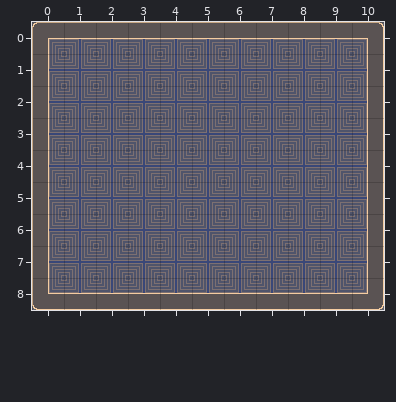
One commit to this Tiled map: assets/maps/room_1.tmx. The first picture shows the starting point.
Cells are 32x32 px. Shown: x 0..10, y 0..8.
New version:
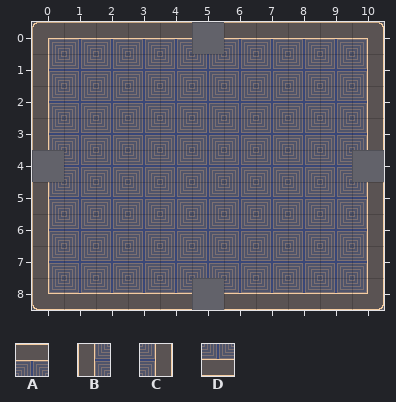
Key: from "tileset": A 4, B 12, C 14, D 22.
_ is an empty cell.
Change:
{"where": "layer \"Ground\""}
{"y":0,"x":5,"old":"A","new":"_"}
{"y":4,"x":0,"old":"B","new":"_"}
{"y":4,"x":10,"old":"C","new":"_"}
{"y":8,"x":5,"old":"D","new":"_"}
{"label":"removed","picture_box":[192,22,224,54]}
{"label":"removed","picture_box":[32,150,64,182]}
{"label":"removed","picture_box":[352,150,384,182]}
{"label":"removed","picture_box":[192,278,224,310]}
